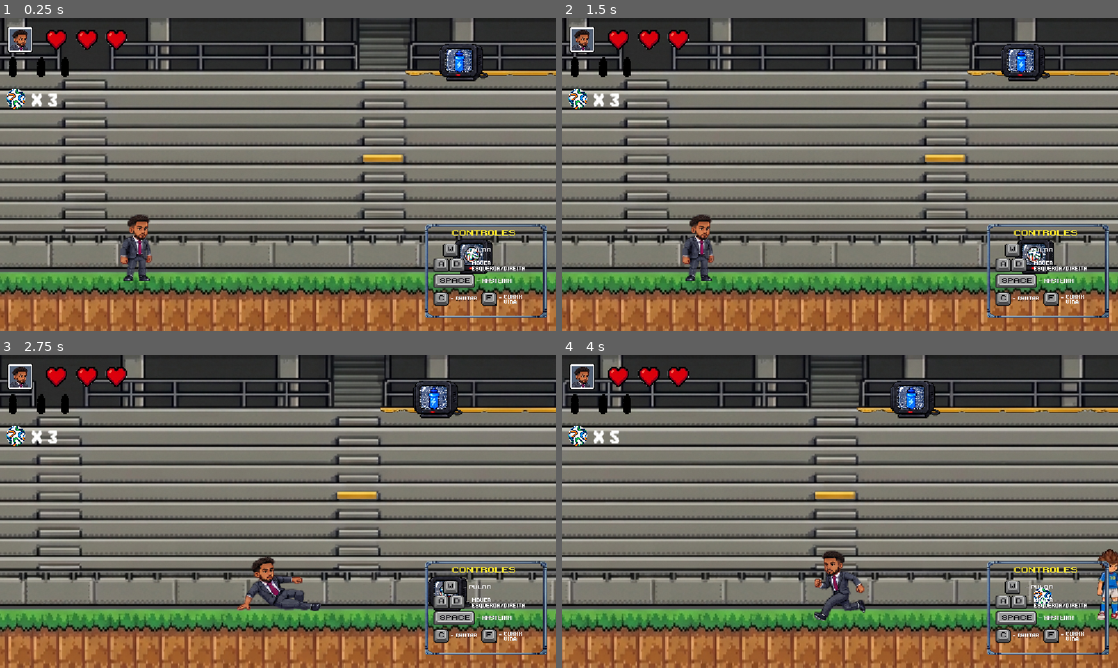
Above: before the commit, frames 1-4 (two rows, left to right).
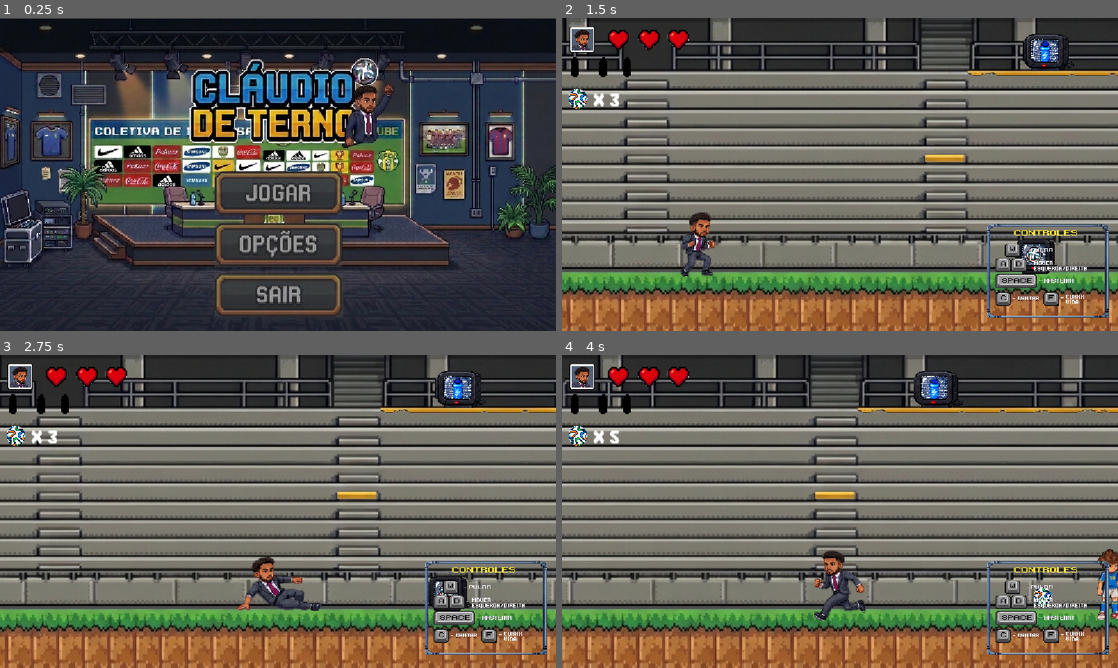
Above: after the commit, the same moments.

Repository: MicaelDosSantoss/AventurasDeUmJogador
Game: Godot game, scene res://Telas/Tela Principal/Tela_Principal.tscn
The game is run twice, just before and just after one commit, with the same random seed, the same clock (stepped at 60 frames per second) and the same inputs. Before the commit the project starts from res://cena_fase.tscn.
Inputs (mouse positions are in pixels of both pictures, inside the frame that each line leads up to):
- Up to frame 1 (0.25 s): no input
- Up to frame 2 (1.5 s): click (840, 246) at 0.52 s; click (840, 193) at 1.27 s
- Up to frame 3 (2.75 s): hold Right (ir_para_direita) from 2.03 s (still down); hold Space (carrinho) from 2.03 s (still down); tap Up (pular) at 2.27 s
- Up to frame 4 (4 s): release Space (carrinho) at 2.78 s; tap C (chutar) at 2.85 s; tap Up (pular) at 3.02 s; release Right (ir_para_direita) at 3.53 s; hold Left (ir_para_esquerda) from 3.53 s (still down); hold F (curar_vida) from 3.53 s (still down)

The runs differ from the first frame. In frame 1, 91% of the frame differs, in the area x 0-100%, y 0-100%; in frame 2, 2.1%; in frame 3, 1.3%; in frame 4, 1.2%.

Commit message:
Implementação da tela de game over e tela principal.

Diff:
--- /dev/null
+++ b/Aventura no Futebol/Telas/Game Over/Game_Over.tscn
@@ -0,0 +1,50 @@
+[gd_scene format=3 uid="uid://btu7nvmxjf1n3"]
+
+[ext_resource type="Script" uid="uid://6hwix4rq7u7p" path="res://Telas/Game Over/game_over.gd" id="1_j03h3"]
+[ext_resource type="Texture2D" uid="uid://bj5o74h8bw4rl" path="res://Telas/Game Over/Tela_GameOver.png" id="2_4m77x"]
+
+[sub_resource type="StyleBoxFlat" id="StyleBoxFlat_j03h3"]
+bg_color = Color(0.26666668, 0.26666668, 0.26666668, 0.5568628)
+
+[sub_resource type="StyleBoxFlat" id="StyleBoxFlat_4m77x"]
+bg_color = Color(0.023529412, 0.023529412, 0.023529412, 0)
+
+[sub_resource type="StyleBoxFlat" id="StyleBoxFlat_wcy0k"]
+bg_color = Color(0.023529412, 0.023529412, 0.023529412, 0)
+
+[sub_resource type="StyleBoxFlat" id="StyleBoxFlat_nm1qb"]
+bg_color = Color(0.26666668, 0.26666668, 0.26666668, 0.5568628)
+
+[sub_resource type="StyleBoxFlat" id="StyleBoxFlat_ts7i7"]
+bg_color = Color(0.023529412, 0.023529412, 0.023529412, 0)
+
+[sub_resource type="StyleBoxFlat" id="StyleBoxFlat_w2h20"]
+bg_color = Color(0.023529412, 0.023529412, 0.023529412, 0)
+
+[node name="GameOver" type="Node2D" unique_id=355584226]
+script = ExtResource("1_j03h3")
+
+[node name="Sprite2D" type="Sprite2D" parent="." unique_id=1788838036]
+position = Vector2(575.25, 323)
+scale = Vector2(1.1367226, 1.1535715)
+texture = ExtResource("2_4m77x")
+
+[node name="Button_TentarNovamente" type="Button" parent="." unique_id=1966016390]
+offset_left = 382.0
+offset_top = 446.0
+offset_right = 773.0
+offset_bottom = 511.0
+theme_override_styles/normal = SubResource("StyleBoxFlat_j03h3")
+theme_override_styles/pressed = SubResource("StyleBoxFlat_4m77x")
+theme_override_styles/hover = SubResource("StyleBoxFlat_wcy0k")
+
+[node name="Button_Desistir" type="Button" parent="." unique_id=1814220168]
+offset_left = 453.0
+offset_top = 532.0
+offset_right = 700.0
+offset_bottom = 597.0
+theme_override_styles/normal = SubResource("StyleBoxFlat_nm1qb")
+theme_override_styles/pressed = SubResource("StyleBoxFlat_ts7i7")
+theme_override_styles/hover = SubResource("StyleBoxFlat_w2h20")
+
+[connection signal="pressed" from="Button_TentarNovamente" to="." method="reiniciar"]
--- /dev/null
+++ b/Aventura no Futebol/Telas/Game Over/game_over.gd
@@ -0,0 +1,16 @@
+extends Node2D
+
+
+# Called when the node enters the scene tree for the first time.
+func _ready() -> void:
+	pass # Replace with function body.
+
+
+# Called every frame. 'delta' is the elapsed time since the previous frame.
+func _process(delta: float) -> void:
+	pass
+
+
+func reiniciar() -> void:
+	ScriptGlobal.resetar_variaveis()
+	get_tree().change_scene_to_file("res://cena_fase.tscn")
--- /dev/null
+++ b/Aventura no Futebol/Telas/Tela Principal/Tela_Principal.tscn
@@ -0,0 +1,69 @@
+[gd_scene format=3 uid="uid://csswl6fiki38p"]
+
+[ext_resource type="Script" uid="uid://drltqsppv77hc" path="res://Telas/Tela Principal/tela_principal.gd" id="1_u6y3c"]
+[ext_resource type="Texture2D" uid="uid://cqjnowk2uv38a" path="res://Telas/Tela Principal/Tela_Inicial.jpg" id="2_yx3xg"]
+
+[sub_resource type="StyleBoxFlat" id="StyleBoxFlat_jeaqj"]
+bg_color = Color(0.26666668, 0.26666668, 0.26666668, 0.5568628)
+
+[sub_resource type="StyleBoxFlat" id="StyleBoxFlat_mdkn7"]
+bg_color = Color(0.023529412, 0.023529412, 0.023529412, 0)
+
+[sub_resource type="StyleBoxFlat" id="StyleBoxFlat_nhgu2"]
+bg_color = Color(0.023529412, 0.023529412, 0.023529412, 0)
+
+[sub_resource type="StyleBoxFlat" id="StyleBoxFlat_los7g"]
+bg_color = Color(0.26666668, 0.26666668, 0.26666668, 0.5568628)
+
+[sub_resource type="StyleBoxFlat" id="StyleBoxFlat_pts3v"]
+bg_color = Color(0.023529412, 0.023529412, 0.023529412, 0)
+
+[sub_resource type="StyleBoxFlat" id="StyleBoxFlat_vgbl8"]
+bg_color = Color(0.023529412, 0.023529412, 0.023529412, 0)
+
+[sub_resource type="StyleBoxFlat" id="StyleBoxFlat_ddbky"]
+bg_color = Color(0.26666668, 0.26666668, 0.26666668, 0.5568628)
+
+[sub_resource type="StyleBoxFlat" id="StyleBoxFlat_b60nf"]
+bg_color = Color(0.023529412, 0.023529412, 0.023529412, 0)
+
+[sub_resource type="StyleBoxFlat" id="StyleBoxFlat_dqduo"]
+bg_color = Color(0.023529412, 0.023529412, 0.023529412, 0)
+
+[node name="TelaPrincipal" type="Node2D" unique_id=917294594]
+script = ExtResource("1_u6y3c")
+
+[node name="Sprite2D" type="Sprite2D" parent="." unique_id=1976250247]
+position = Vector2(577, 330)
+scale = Vector2(0.8386628, 0.8528646)
+texture = ExtResource("2_yx3xg")
+
+[node name="Button_Jogar" type="Button" parent="." unique_id=494574406]
+offset_left = 445.0
+offset_top = 318.0
+offset_right = 709.0
+offset_bottom = 408.0
+theme_override_styles/normal = SubResource("StyleBoxFlat_jeaqj")
+theme_override_styles/pressed = SubResource("StyleBoxFlat_mdkn7")
+theme_override_styles/hover = SubResource("StyleBoxFlat_nhgu2")
+
+[node name="Button_Opcao" type="Button" parent="." unique_id=679307453]
+offset_left = 445.0
+offset_top = 425.0
+offset_right = 709.0
+offset_bottom = 515.0
+theme_override_styles/normal = SubResource("StyleBoxFlat_los7g")
+theme_override_styles/pressed = SubResource("StyleBoxFlat_pts3v")
+theme_override_styles/hover = SubResource("StyleBoxFlat_vgbl8")
+
+[node name="Button_Sair" type="Button" parent="." unique_id=1472163363]
+offset_left = 446.0
+offset_top = 528.0
+offset_right = 710.0
+offset_bottom = 618.0
+theme_override_styles/normal = SubResource("StyleBoxFlat_ddbky")
+theme_override_styles/pressed = SubResource("StyleBoxFlat_b60nf")
+theme_override_styles/hover = SubResource("StyleBoxFlat_dqduo")
+
+[connection signal="pressed" from="Button_Jogar" to="." method="iniciar_jogo"]
+[connection signal="pressed" from="Button_Sair" to="." method="sair_jogo"]
--- /dev/null
+++ b/Aventura no Futebol/Telas/Tela Principal/tela_principal.gd
@@ -0,0 +1,20 @@
+extends Node2D
+
+
+# Called when the node enters the scene tree for the first time.
+func _ready() -> void:
+	pass # Replace with function body.
+
+
+# Called every frame. 'delta' is the elapsed time since the previous frame.
+func _process(delta: float) -> void:
+	pass
+
+
+
+
+func iniciar_jogo() -> void:
+	get_tree().change_scene_to_file("res://cena_fase.tscn")
+
+func sair_jogo() -> void:
+	get_tree().quit()
--- a/Aventura no Futebol/cena_fase.tscn
+++ b/Aventura no Futebol/cena_fase.tscn
@@ -85,7 +85,7 @@
 [node name="Coletavel_Municao" parent="Cenario/Coletaveis" unique_id=230571242 instance=ExtResource("7_4lqq5")]
 
 [node name="coletavel_garrafas" parent="Cenario/Coletaveis" unique_id=746245656 instance=ExtResource("8_b52ro")]
-position = Vector2(-17, -441)
+position = Vector2(31, -461)
 
 [node name="Jogador" parent="." unique_id=174878411 instance=ExtResource("3_v5pcj")]
 position = Vector2(456, 408)
--- a/Aventura no Futebol/project.godot
+++ b/Aventura no Futebol/project.godot
@@ -11,7 +11,7 @@
 [application]
 
 config/name="As aventura de um jogador"
-run/main_scene="uid://b7tvjc3w8f4rp"
+run/main_scene="uid://csswl6fiki38p"
 config/features=PackedStringArray("4.7", "GL Compatibility")
 run/max_fps=60
 config/icon="res://icon.svg"
@@ -41,7 +41,9 @@
 "res://HUD/": "orange",
 "res://Inimigos/": "purple",
 "res://Scripts/": "yellow",
-"res://Sons/": "teal"
+"res://Sons/": "teal",
+"res://Telas/": "teal",
+"res://Telas/Tela Principal/": "orange"
 }
 
 [input]
--- a/Aventura no Futebol/script_personagem.gd
+++ b/Aventura no Futebol/script_personagem.gd
@@ -11,6 +11,9 @@
 func _process(delta: float) -> void:
 	velocity.x = 0
 	velocity.y += gravidade
+
+	if (ScriptGlobal.qtd_vidas <= 0):
+		get_tree().change_scene_to_file("res://Telas/Game Over/Game_Over.tscn")
 
 	if (Input.is_action_pressed("ir_para_esquerda")):
 		velocity.x = -velocidade
Binary file added: Aventura no Futebol/Telas/Game Over/Tela_GameOver.png
Not shown, added: Aventura no Futebol/Telas/Game Over/Tela_GameOver.png.import
Not shown, added: Aventura no Futebol/Telas/Game Over/game_over.gd.uid
Binary file added: Aventura no Futebol/Telas/Tela Principal/Tela_Inicial.jpg
Not shown, added: Aventura no Futebol/Telas/Tela Principal/Tela_Inicial.jpg.import
Not shown, added: Aventura no Futebol/Telas/Tela Principal/tela_principal.gd.uid
